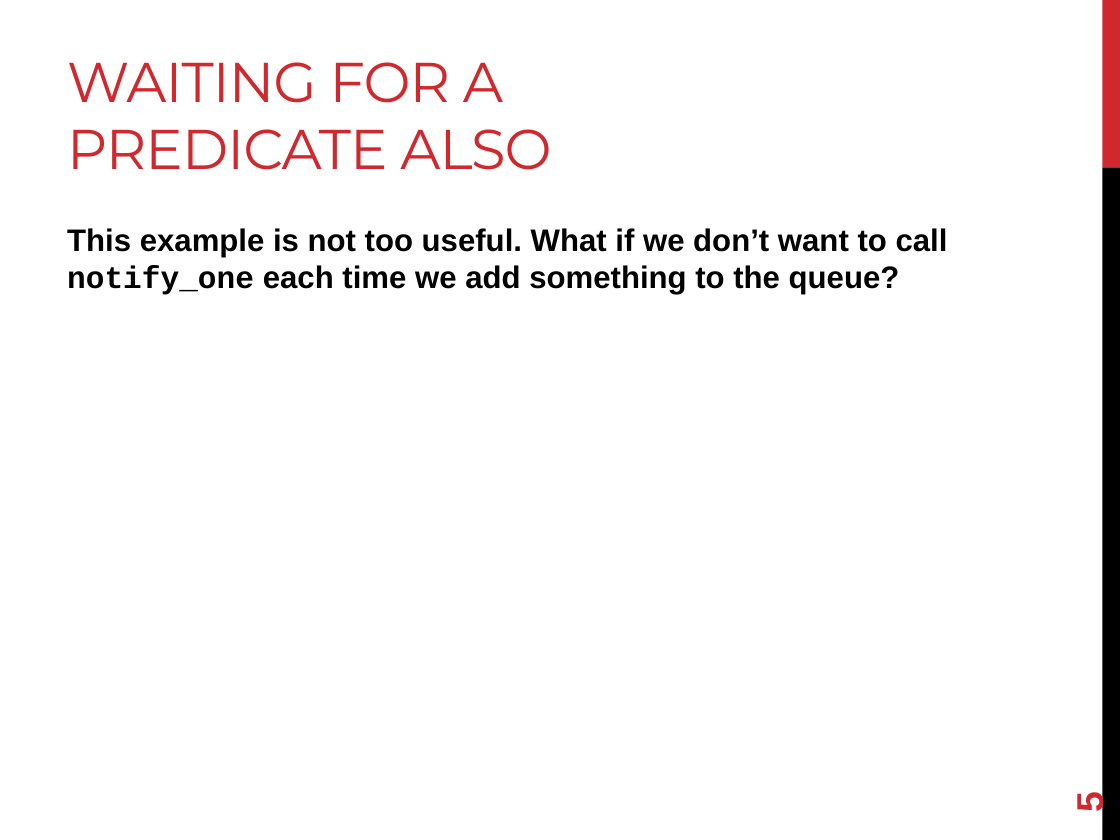
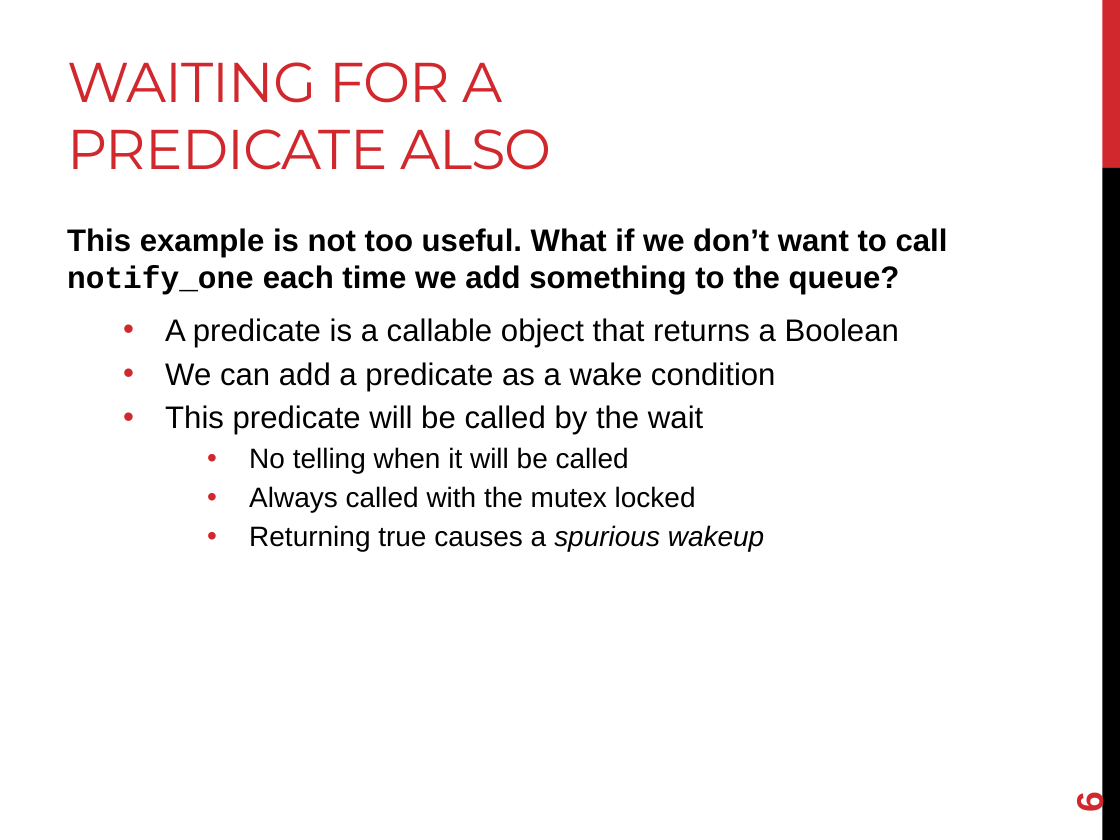
Before and after one commit to joshpeterson/DevelopingConcurrentSoftware, a slide deck: slide 6 of Lectures/Asynchronous Operations/Asynchronous Operations.pptx (slide 5 before the commit). Drawn at 1120x840 pixels with LibreOffice and Linux fonts; fonts in the diff are those of the drawing. Boxes give left, top, right and bottom in pixels: in the first picture for what was removed or moved away, otherwise in the second. Text is boxed around its words. In the diff, an @@ line names an element or a change of style, - is before the commit and + after.

```diff
--- a/Lectures/Asynchronous Operations/Asynchronous Operations.pptx
+++ b/Lectures/Asynchronous Operations/Asynchronous Operations.pptx
@@ text at [165, 318, 899, 552]: paragraphs added @@
+  • A predicate is a callable object that returns a Boolean
+  • We can add a predicate as a wake condition
+  • This predicate will be called by the wait
+    • No telling when it will be called
+    • Always called with the mutex locked
+    • Returning true causes a spurious wakeup
@@ page number at [1069, 794, 1111, 813]: text changed @@
-5
+6
```
Also in this commit, not shown: 3 other slides changed, 8 slides added, 4 other files.
